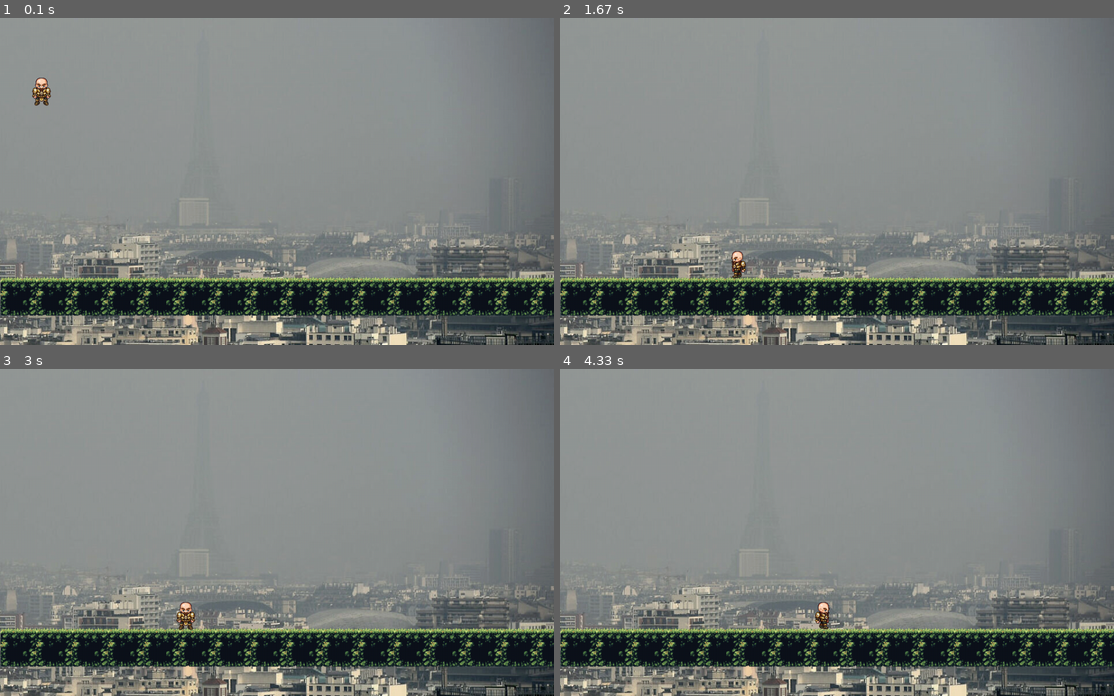
Above: before the commit, frames 1-4 (two rows, left to right).
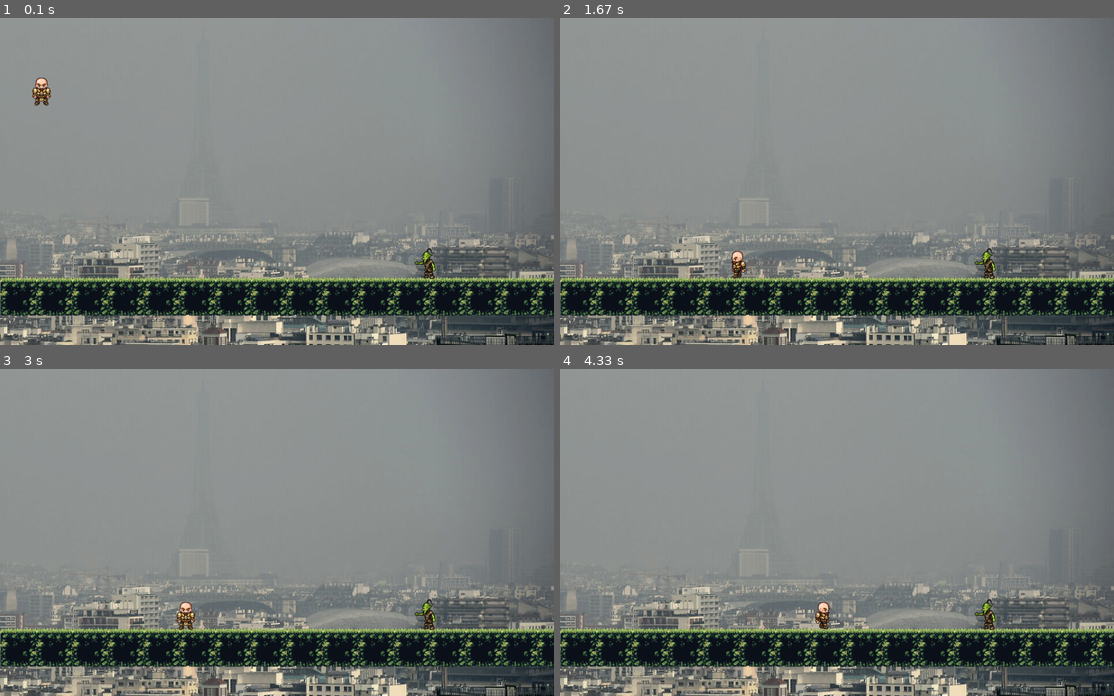
Above: after the commit, the same moments.

Repository: TarJimmy/gameJam
Game: pygame game, started from main.py
The game is run twice, just before and just after one commit, with the same random seed, the same clock (stepped at 60 frames per second) and the same inputs.
Inputs:
- Up to frame 1 (0.1 s): no input
- Up to frame 2 (1.67 s): hold Right 0.33-0.8 s; hold Right 0.83-1.3 s; tap Space at 0.9, 1.2, 1.4 s; hold Left from 1.33 s (still down)
- Up to frame 3 (3 s): tap Space at 1.7, 1.97, 2.27, 2.4, 2.7 s; release Left at 1.87 s; hold Left 1.9-2.3 s; hold Right 2.33-2.97 s
- Up to frame 4 (4.33 s): hold Left 3-3.47 s; tap Space at 3.07, 3.37, 3.57, 3.87, 4.07 s; hold Right 3.5-3.97 s; hold Right from 4 s (still down)

The runs differ from the first frame. In frame 1, 0.2% of the frame differs, in the area x 74-79%, y 70-80%; in frame 2, 0.2%; in frame 3, 0.2%; in frame 4, 0.2%.

Commit message:
Npc appears : class_Npc complete, class_Game & main complete, change folder "png" for "npc"

Diff:
--- a/VueAccueil.py
+++ b/VueAccueil.py
@@ -42,29 +42,5 @@
 #A supprimer, c'est pour tester directement l'accueil
 >>>>>>> ae3c301b7b7f589b342d3c401fff9aed58dc62a0
 pygame.init()
-#Titre de l'écran
-pygame.display.set_caption("Accueil")
-#Appliquer la taille de l'écran à l'attribut screen
-screen = pygame.display.set_mode((800,400))
-#background comprend l'image de fond
-background = pygame.image.load('bg10.jpg')
-running= True
-#myFont=pygame.font.SysFont('Arial',30,bold=True)
-#text=myFont.render('Bienvenue au jeu Walijeux',True,(255,255,255))
-rectScreen = screen.get_rect()
-police = pygame.font.Font("freesansbold.ttf",72)
-texte = police.render("Walijeux",True,(255,0,0))
-rectTexte = texte.get_rect()
-rectTexte.center = rectScreen.center
-while running :
-    screen.blit(background,(0,-100))
-    for event in pygame.event.get():
-        if event.type== pygame.QUIT :
-            running = False
-    rectone= pygame.Rect(230,230,90,90)
-    pygame.draw.rect(screen,(52,201,36),(rectone))
-    screen.fill(pygame.Color("#FF0000"))
-    screen.blit(texte,(80,80))
-    pygame.display.update()
-    pygame.display.flip()
-pygame.quit()
+accueil = VueAccueil()
+accueil.afficher()
--- a/class_Game.py
+++ b/class_Game.py
@@ -1,10 +1,12 @@
 import pygame
 from class_Player import Player
 from class_Object import Object
+from class_Npc import Npc
 class Game:
-    def __init__(self, pos_initital):
+    def __init__(self, pos_initialP, pos_initialN):
         cheminBackGround = 'images/backgrounds/'
-        self.pos_initital = pos_initital
+        self.pos_initialP = pos_initialP
+        self.pos_initialN = pos_initialN
         self.gravity = 2
         self.np = 0
         #Ordre des backgrounds
@@ -22,12 +24,19 @@
         ]
         #generer notre joueur
         self.player = Player(
-            self.pos_initital[0],
-            self.pos_initital[1],
-            self.pos_initital[2],
-            self.pos_initital[3]
+            self.pos_initialP[0],
+            self.pos_initialP[1],
+            self.pos_initialP[2],
+            self.pos_initialP[3]
             )
         self.mesSols = []
+        #generer notre npc
+        self.npc = Npc(
+            self.pos_initialN[0],
+            self.pos_initialN[1],
+            self.pos_initialN[2],
+            self.pos_initialN[3]
+        )
 
     def addSol(self, x,y):
         sol = Object(x,y)
@@ -86,3 +95,4 @@
         self.changerPlateaux()
         self.afficherSol(screen)
         self.player.draw(screen)
+        self.npc.draw(screen)
--- a/class_Npc.py
+++ b/class_Npc.py
@@ -0,0 +1,27 @@
+import pygame
+
+class Npc(pygame.sprite.Sprite):
+    """docstring for npc."""
+
+    def __init__(self, x, y, width, height):
+        super().__init__()
+        self.x = x
+        self.y = y
+        self.width = width
+        self.height = height
+        self.lose = False
+        cheminImage = "images/npc/"
+        self.let_pass = [
+            #image suppr, a recup pygame.image.load(cheminImage+'L10E.png'),
+            pygame.image.load(cheminImage+'L11E.png'),
+            pygame.image.load(cheminImage+'L7E.png')
+        ]
+        self.count = 0
+        self.char = pygame.image.load(cheminImage+'L9E.png')
+
+    def draw(self,window):
+        if self.lose:
+            window.blit(self.let_pass[self.count], (self.x,self.y))
+            self.count += 1
+        else:
+            window.blit(self.char,(self.x,self.y))
--- a/main.py
+++ b/main.py
@@ -5,9 +5,10 @@
 
 pygame.init()
 #order : x,y, width, height
-pos_initital = [40, 40, 40, 60]
-#creer l'unique objet jeux, le joeuur fait partie du jeux
-game = Game(pos_initital)
+pos_initialP = [40, 40, 40, 60]
+pos_initialN = [700, 395, 40, 60]
+#creer l'unique objet jeu, le joueur et le npc font partie du jeu
+game = Game(pos_initialP,pos_initialN)
 #cree l'unique objet parametre
 param = Parametre()
 clock = pygame.time.Clock()
Renamed: images/png/L11E.png -> images/npc/L11E.png
Renamed: images/png/L1E.png -> images/npc/L1E.png
Renamed: images/png/L2E.png -> images/npc/L2E.png
Renamed: images/png/L3E.png -> images/npc/L3E.png
Renamed: images/png/L4E.png -> images/npc/L4E.png
Renamed: images/png/L5E.png -> images/npc/L5E.png
Renamed: images/png/L6E.png -> images/npc/L6E.png
Renamed: images/png/L7E.png -> images/npc/L7E.png
Renamed: images/png/L8E.png -> images/npc/L8E.png
Renamed: images/png/L9E.png -> images/npc/L9E.png
Renamed: images/png/R10E.png -> images/npc/R10E.png
Renamed: images/png/R11E.png -> images/npc/R11E.png
(and 9 more such lines)
